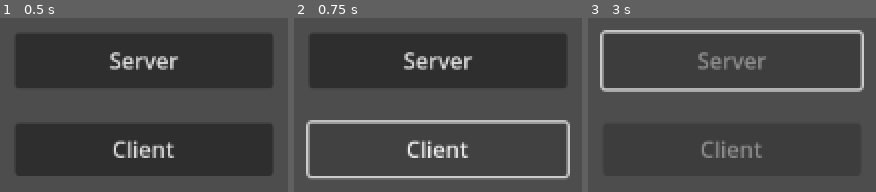
Above: before the commit, frames 1-3 (left to right).
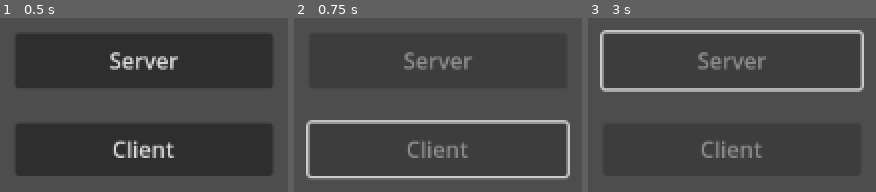
Above: after the commit, the same moments.

Repository: fjortegan/godot-multiplayer-remote-test
Game: Godot game, scene res://net_init.tscn
Same seed, same stepped clock (60 frames per second), same inputs: the game is played once before the commit and once after it.
Inputs (mouse positions are in pixels of both pictures, inside the frame that each line leads up to):
- Up to frame 1 (0.5 s): no input
- Up to frame 2 (0.75 s): click "Client" at 0.5 s
- Up to frame 3 (3 s): click (732, 150) at 1.25 s, where only the run before the commit has a clickable "Client"; click (732, 150) at 2 s, where only the run before the commit has a clickable "Client"; click (732, 61) at 2.75 s, where only the run before the commit has a clickable "Server"

Frame 1 is identical in both runs. In frame 2, 2.0% of the frame differs, in the area x 38-62%, y 19-81%; in frame 3, nothing differs.
Error before the commit: Invalid call. Nonexistent function 'get_connection_status' in base 'int'. (res://net_init.gd:13)

Commit message:
connection resolved

Diff:
--- a/lobby.gd
+++ b/lobby.gd
@@ -42,7 +42,6 @@
 		return error
 	multiplayer.multiplayer_peer = peer
 	print("game joined " + str(peer.get_unique_id()))
-	return peer
 
 
 func create_game():
--- a/net_init.gd
+++ b/net_init.gd
@@ -9,8 +9,9 @@
 
 func _on_button_2_pressed() -> void:
 	var peer = Lobby.join_game()
-	print(str(peer))
-	print("status " + str(peer.get_connection_status()))
-	Lobby.load_game("res://game.tscn")
+	Lobby.player_connected.connect(_on_joined_game)
 	$Button.disabled = true
 	$Button2.disabled = true
+
+func _on_joined_game(peer_id, player_info):
+	Lobby.load_game("res://game.tscn")
--- a/project.godot
+++ b/project.godot
@@ -12,7 +12,7 @@
 
 config/name="godot-multiplayer-25-26"
 run/main_scene="uid://cjxqkmnqibdfu"
-config/features=PackedStringArray("4.5")
+config/features=PackedStringArray("4.4")
 config/icon="res://icon.svg"
 
 [autoload]
Not shown, changed: icon.svg.import
